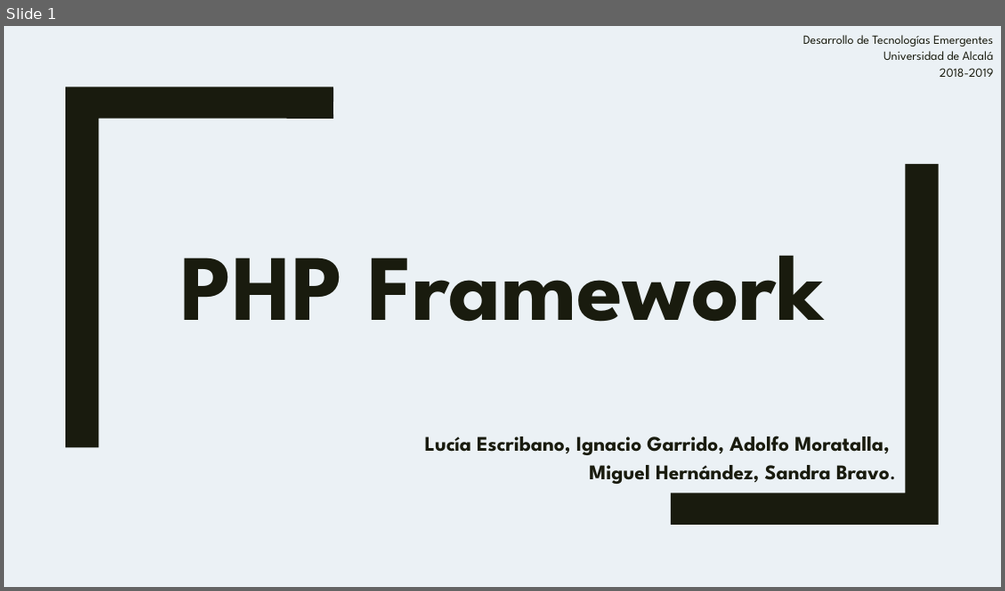
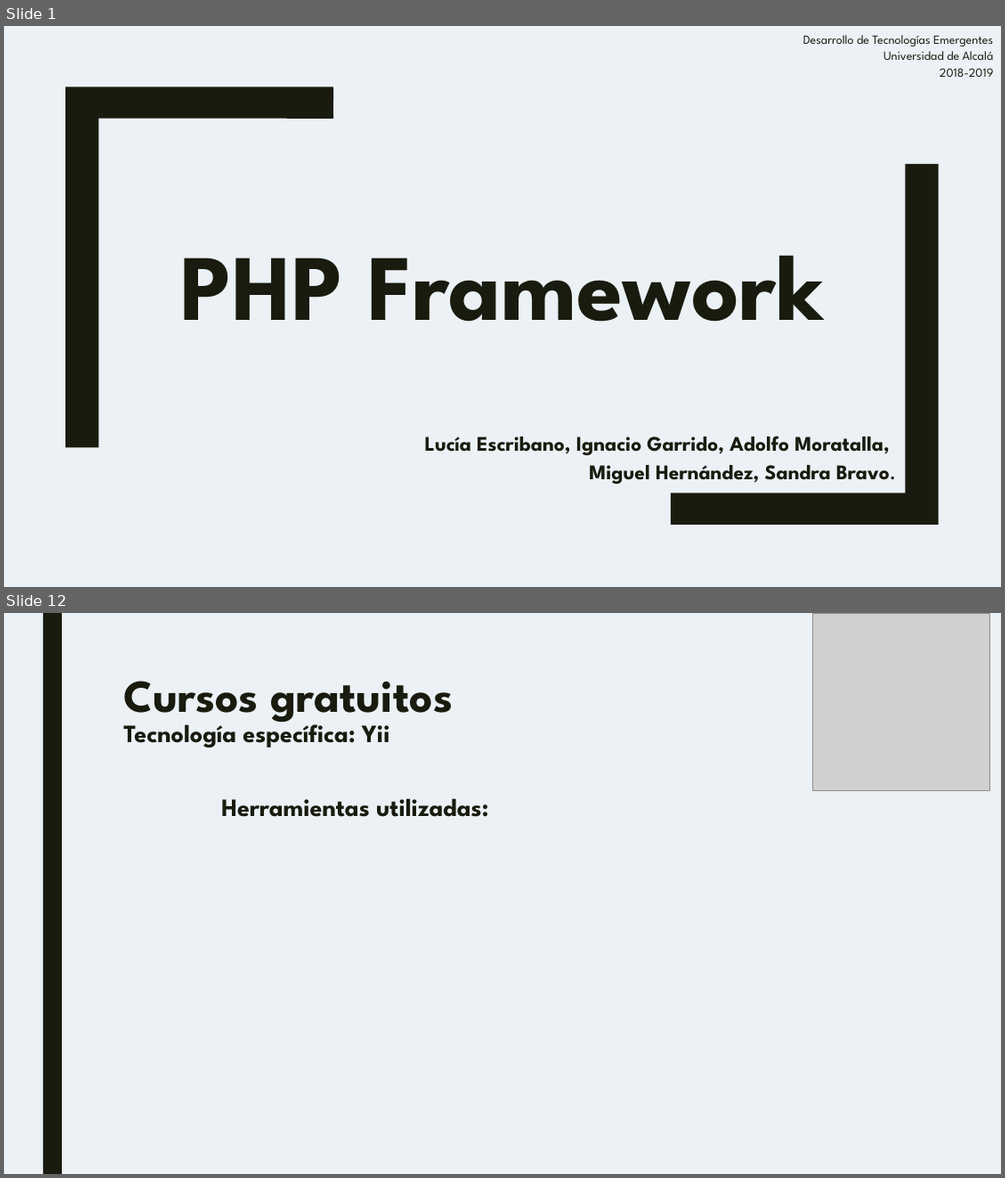
Before and after one commit to IGarrido1996/TG1_T4, a slide deck: Plantilla.pptx. Shown one above the other, each under a label of ours: slide 1 before the commit, slides 1 and 12 after it; the slides between them are not shown. The pictures are 1005x591 and 1005x1178 pixels, drawn with LibreOffice and Linux fonts; fonts in the diff are those of the drawing; grey boxes stand for pictures. Boxes give left, top, right and bottom in pixels: in the first picture for what was removed or moved away, otherwise in the second. Text is boxed around its words. In the diff, an @@ line names an element or a change of style, - is before the commit and + after.

```diff
--- a/Plantilla.pptx
+++ b/Plantilla.pptx
@@ slide 12 added at [4,613,1001,1174], background #EBF1F5 @@
@@ rectangle added at [43,613,62,1174], fill #191B0E @@
@@ picture added at [812,613,990,791] @@
@@ title added at [123,681,453,747], 24 pt, text #191B0E, bold @@
+Cursos gratuitos
+Tecnología específica: Yii
@@ text added at [221,798,488,817], 24 pt, text #191B0E, bold @@
+Herramientas utilizadas:
```
Also in this commit, not shown: 15 other slides added, 6 slides removed.
